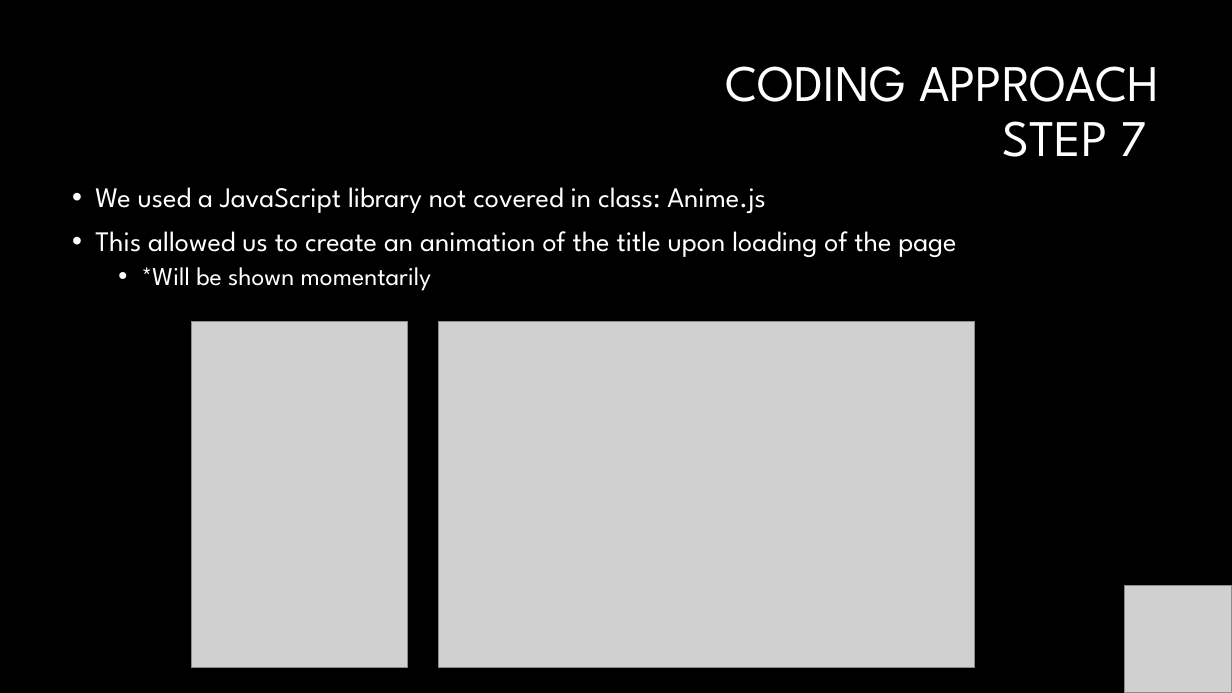
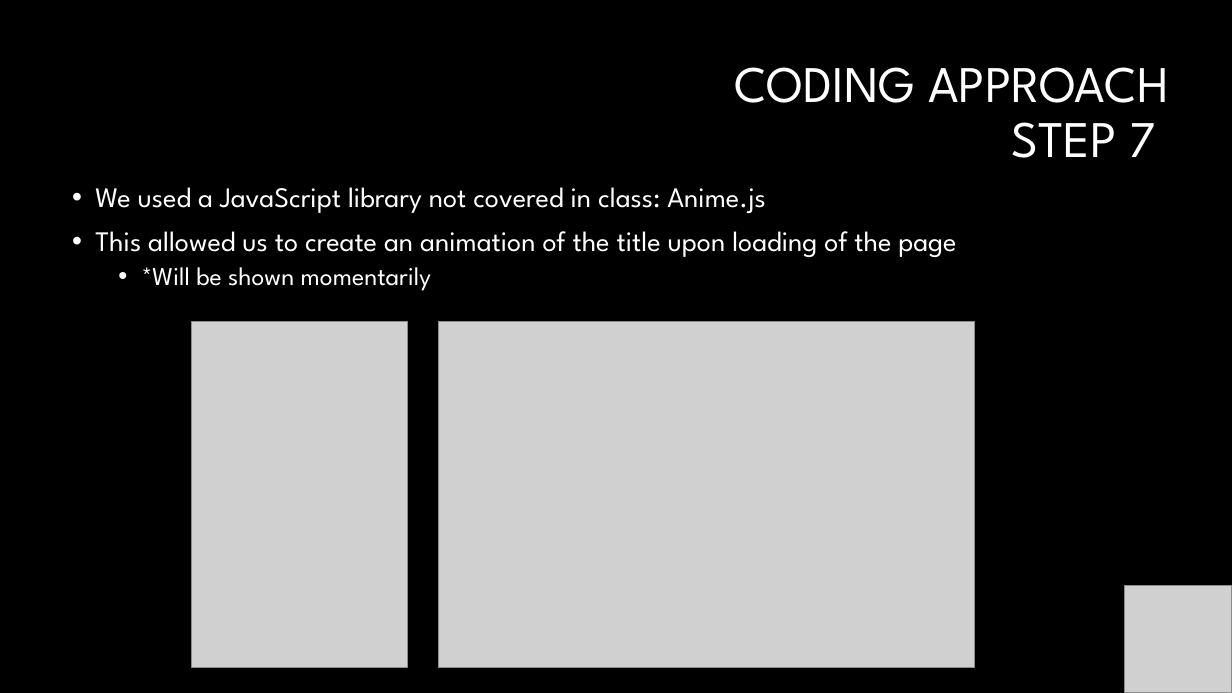
Before and after one commit to Dbuescher8/Pokemon-Project2, a slide deck: slide 10 of Presentation 2.pptx. Drawn at 1232x693 pixels with LibreOffice and Linux fonts; fonts in the diff are those of the drawing; grey boxes stand for pictures; background and template pictures are left out. Boxes give left, top, right and bottom in pixels: in the first picture for what was removed or moved away, otherwise in the second. Text is boxed around its words. In the diff, an @@ line names an element or a change of style, - is before the commit and + after.

```diff
--- a/Presentation 2.pptx
+++ b/Presentation 2.pptx
@@ title "CODING APPROACH STEP 7": place and size @@
-title "CODING APPROACH STEP 7" at bbox=[725, 66, 1160, 157]
+title "CODING APPROACH STEP 7" at bbox=[734, 67, 1169, 158]
```
Also in this commit, not shown: 3 other slides changed.
